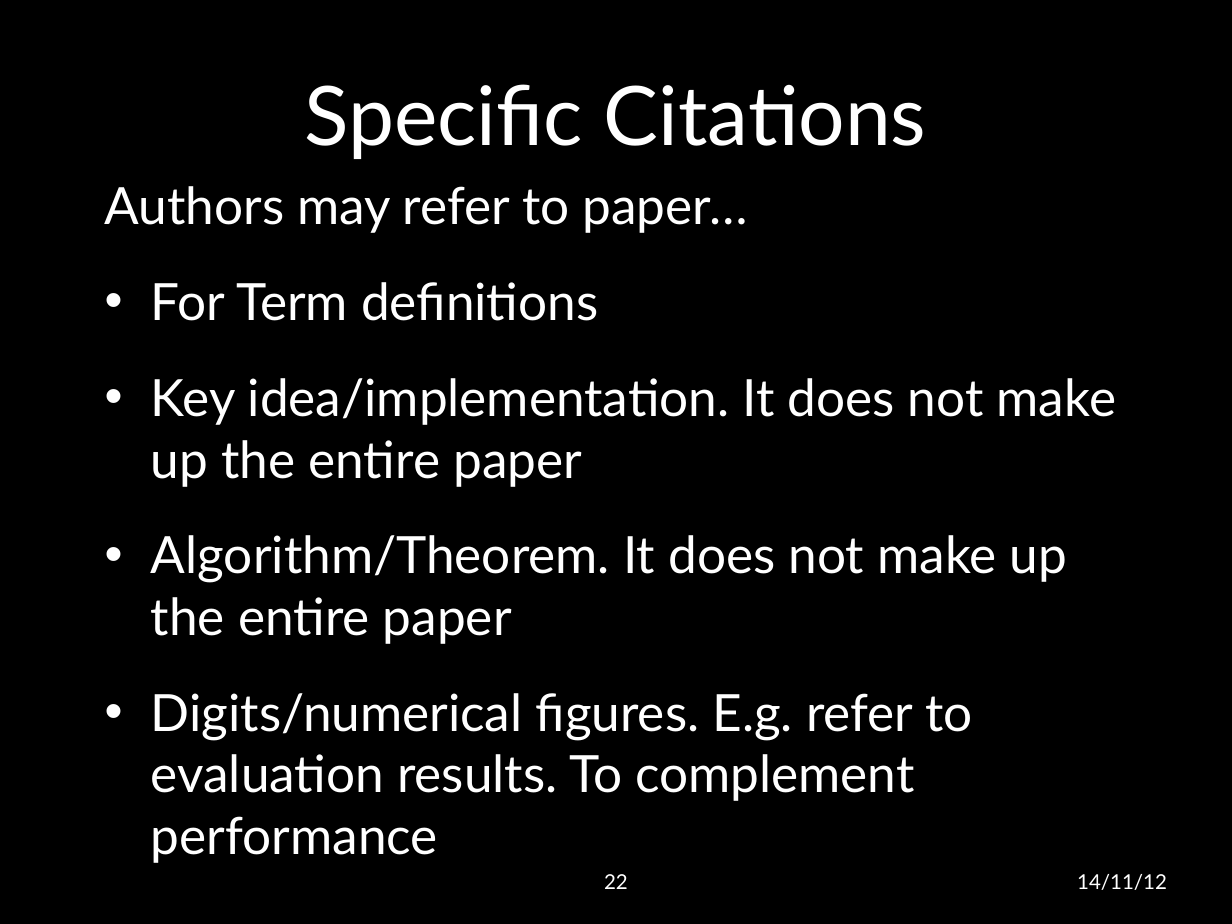
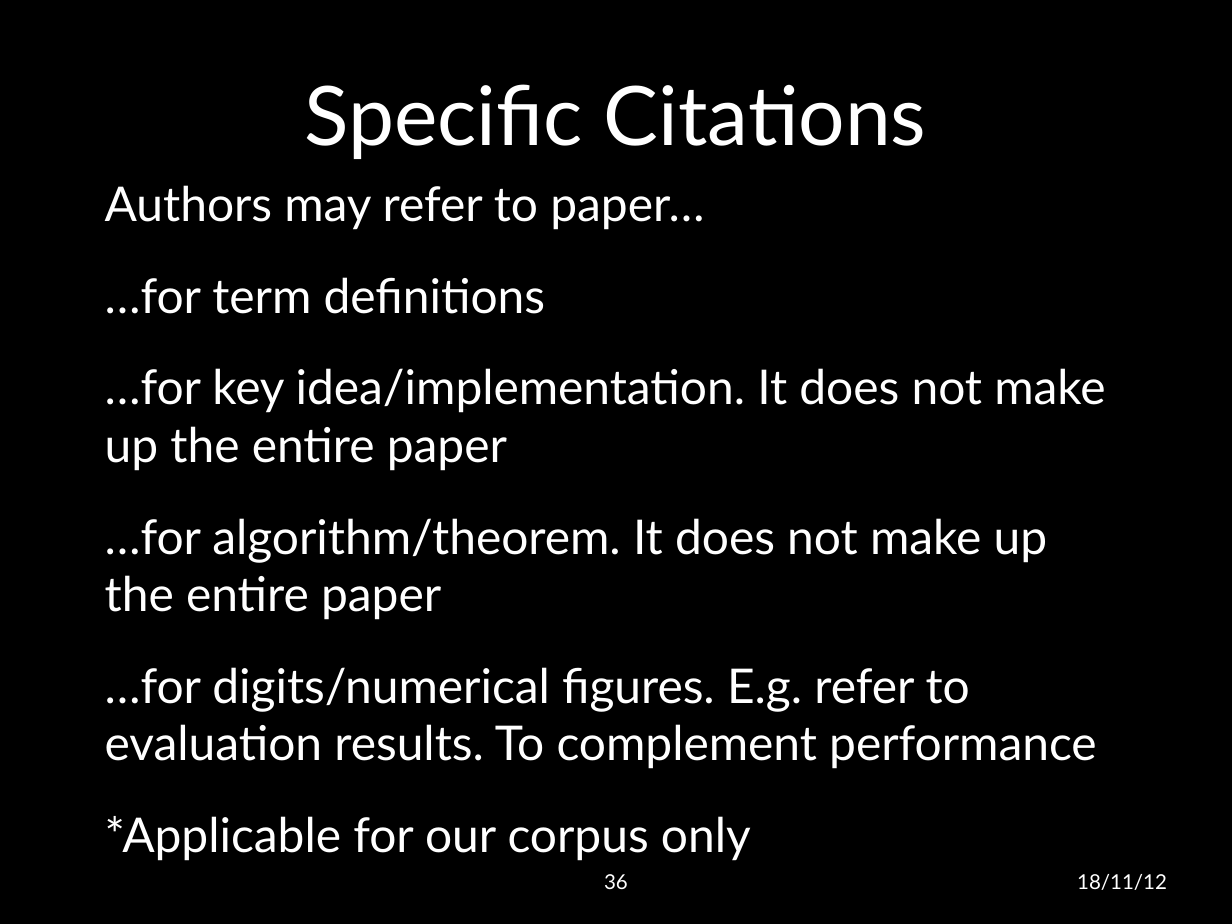
Before and after one commit to lwheng/fyp, a slide deck: slide 36 of presentation/final presentation.pptx (slide 22 before the commit). Drawn at 1232x924 pixels with LibreOffice and Linux fonts; fonts in the diff are those of the drawing; background and template pictures are left out. Boxes give left, top, right and bottom in pixels: in the first picture for what was removed or moved away, otherwise in the second. Text is boxed around its words. In the diff, an @@ line names an element or a change of style, - is before the commit and + after.

```diff
--- a/presentation/final presentation.pptx
+++ b/presentation/final presentation.pptx
@@ text at box(105, 185, 704, 230): size 30 to 28 pt in "Authors may refer to paper…" @@
@@ text at box(105, 277, 1105, 861): text changed; size 30 to 28 pt @@
-• For Term definitions
-• Key idea/implementation. It does not make up the entire paper
-• Algorithm/Theorem. It does not make up the entire paper
-• Digits/numerical figures. E.g. refer to evaluation results. To complement performance
+…for term definitions
+…for key idea/implementation. It does not make up the entire paper
+…for algorithm/theorem. It does not make up the entire paper
+…for digits/numerical figures. E.g. refer to evaluation results. To complement performance
+*Applicable for our corpus only
@@ page number at box(604, 874, 628, 889): text changed @@
-22
+36
@@ text at box(1077, 874, 1167, 890): text changed @@
-14/11/12
+18/11/12
```
Also in this commit, not shown: 58 other slides changed, 31 slides added, 4 slides removed.
